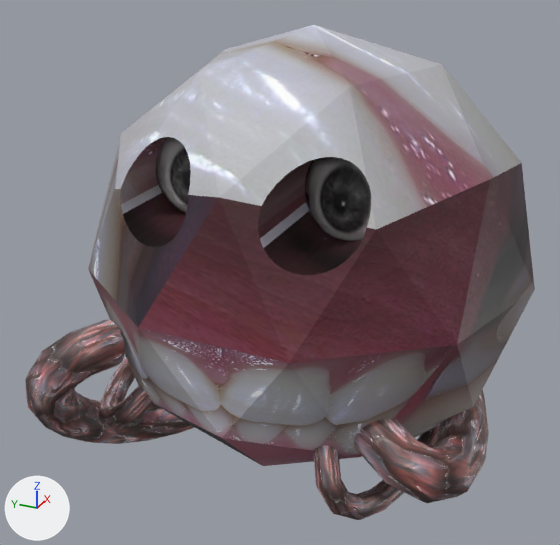
The glTF model godot-game-jam-78/assets/models/toothmonster.glb: old version first, new version second.
Before and after are seen from a 50 mm camera at (-3.07, -1.23, 4.79) aimed at (-0.12, 0.1, 3.31). Every picture has the same lights, and +X, +Y and +Z are marked at lower left. Where no turn or scale is listed for an object, it has been applied to the vertices.

Objects in the first picture: 'BézierCurve', 'BézierCurve.001', 'BézierCurve.002', 'BézierCurve.003', 'Icosphere', 'Sphere.001'.
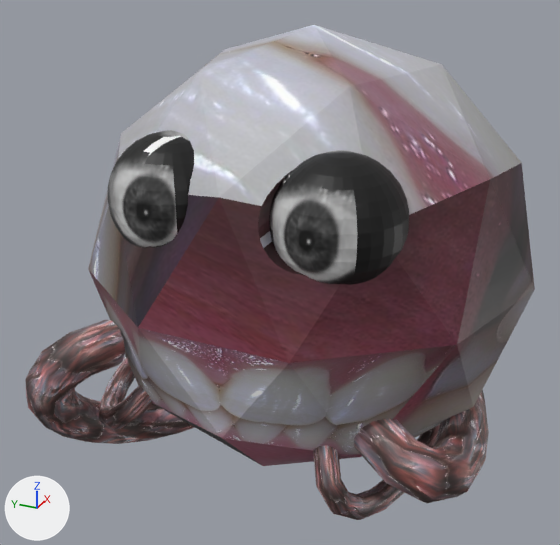
The newer file is also turned or shifted as a whole; pictures and numbers use the older file's frame.

Where the change shows, as pixel boxes [x1, y1, x2, y2] in the pictures (560 x 545 px):
'Sphere.001', moved: before [156, 137, 371, 241]; after [108, 130, 409, 285]

What changed in the scene script:
```text
Change ob_sphere_001:
    ob_sphere_001.location: (-0.305, 0.32, 3.836) -> (-0.633, 0.32, 3.81)
```
